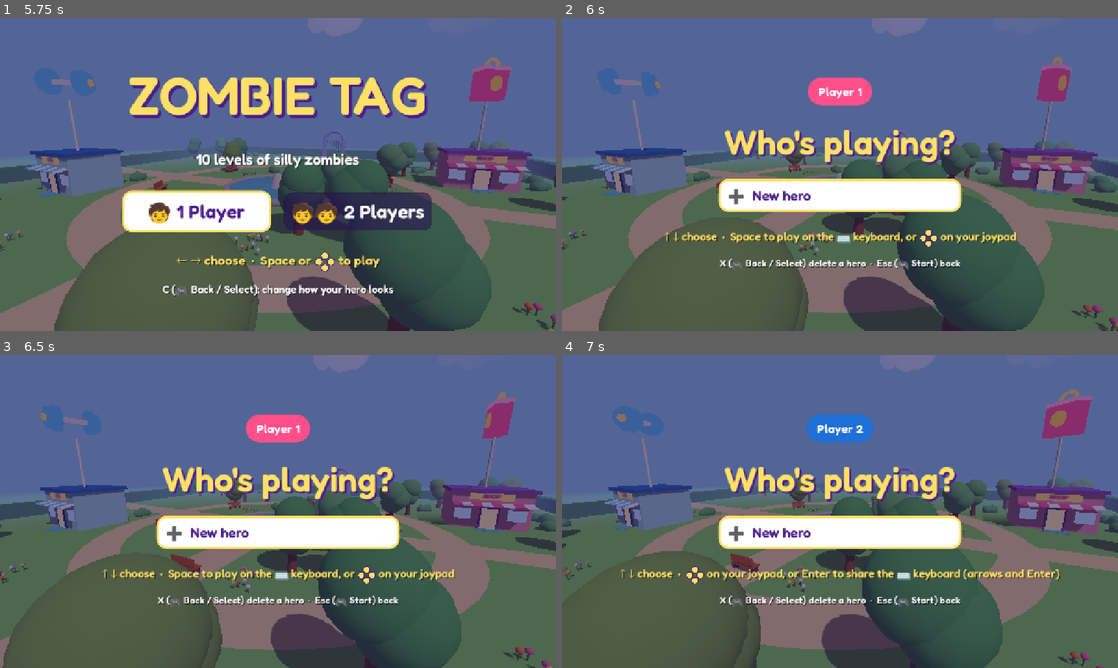
Above: before the commit, frames 1-4 (two rows, left to right).
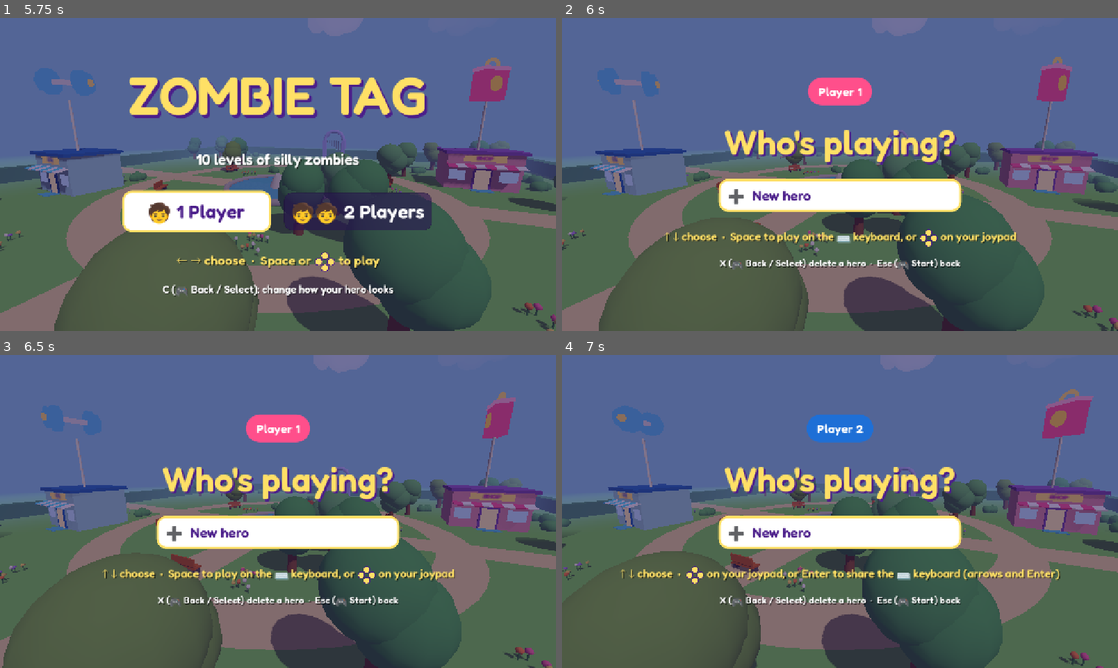
Above: after the commit, the same moments.

Repository: BennyWebb/zombie-tag
Game: Godot game, scene res://scenes/main.tscn
The game is run twice, just before and just after one commit, with the same random seed, the same clock (stepped at 60 frames per second) and the same inputs.
Inputs:
- Up to frame 1 (5.75 s): tap Enter at 0.5, 0.6 s; hold D (menu_right) 0.53-1.28 s; hold Escape (menu_back) 1.28-2.03 s; tap Keypad Enter at 1.35 s; hold D (menu_right) 2.03-2.78 s; tap Backspace at 2.1 s; hold W (menu_up) 2.78-3.53 s; tap Q at 2.85 s; hold A (menu_left) 3.53-5.03 s; tap Shift at 3.6 s; tap X at 4.35 s; hold Escape (menu_back) from 5.03 s (still down); tap Delete at 5.1 s
- Up to frame 2 (6 s): release Escape (menu_back) at 5.78 s; hold D (menu_right) from 5.78 s (still down); tap Enter at 5.85 s
- Up to frame 3 (6.5 s): keep holding D (menu_right)
- Up to frame 4 (7 s): release D (menu_right) at 6.53 s; hold W (menu_up) from 6.53 s (still down); tap Keypad Enter at 6.6 s

Frame 1 is identical in both runs. In frame 2, 0.9% of the frame differs, in the area x 0-100%, y 41-100%; in frame 3, 1.0%, in the area x 0-99%, y 41-100%; in frame 4, 0.9%.

Commit message:
Godot: views made again after smooth edges change; two players start on Simple shadows
On the Shield, once a view had smooth edges it stayed slow after they
were turned off, so the views are made again when they change from on.
Two players start with Simple shadows (Good still had 20-40 late frames
in two of every 120); saved settings are kept.

Co-Authored-By: Claude Opus 5.5 <noreply@anthropic.com>
Claude-Session: https://claude.ai/code/session_01LLQA4ZnRtB4LSabNngitDm

Diff:
--- a/godot/scripts/graphics.gd
+++ b/godot/scripts/graphics.gd
@@ -22,10 +22,11 @@
 }
 
 
-## The usual settings: as good as the Shield managed at 60 fps with one player, and simpler
-## shadows with two. Smooth edges start off: on a 1080p TV you can hardly see them from the sofa.
+## The usual settings: as good as the Shield managed at 60 fps with one player, and simple
+## shadows with two (with Good, two players still had a slow frame now and then). Smooth edges start
+## off: on a 1080p TV you can hardly see them from the sofa.
 static func defaults(players: int) -> Dictionary:
-	return { resolution = 0, shadows = 0 if players == 1 else 1, smoothing = 2, distance = 0, extras = 0, test = 0 }
+	return { resolution = 0, shadows = 0 if players == 1 else 2, smoothing = 2, distance = 0, extras = 0, test = 0 }
 
 
 static func resolution_scale(g: Dictionary) -> float:
--- a/godot/scripts/main.gd
+++ b/godot/scripts/main.gd
@@ -231,9 +231,16 @@
 func apply_graphics() -> void:
 	var g: Dictionary = Save.graphics[str(heroes.size())]
 	if sub_views.size() == heroes.size():
+		# Once a view's had smooth edges, it stays slow after they're changed or turned off (on the
+		# Shield, anyway), so it's made again instead. (A new one starts without them, so this only
+		# happens once.)
+		var msaa := Graphics.msaa(g)
+		if sub_views.any(func(sub): return sub.msaa_3d != msaa and sub.msaa_3d != Viewport.MSAA_DISABLED):
+			make_views()
+			return
 		arrange_views()
 		for sub in sub_views:
-			sub.msaa_3d = Graphics.msaa(g)
+			sub.msaa_3d = msaa
 	var far := level.set_graphics(g) if level else 300.0
 	for hero in heroes:
 		hero.camera.far = far
